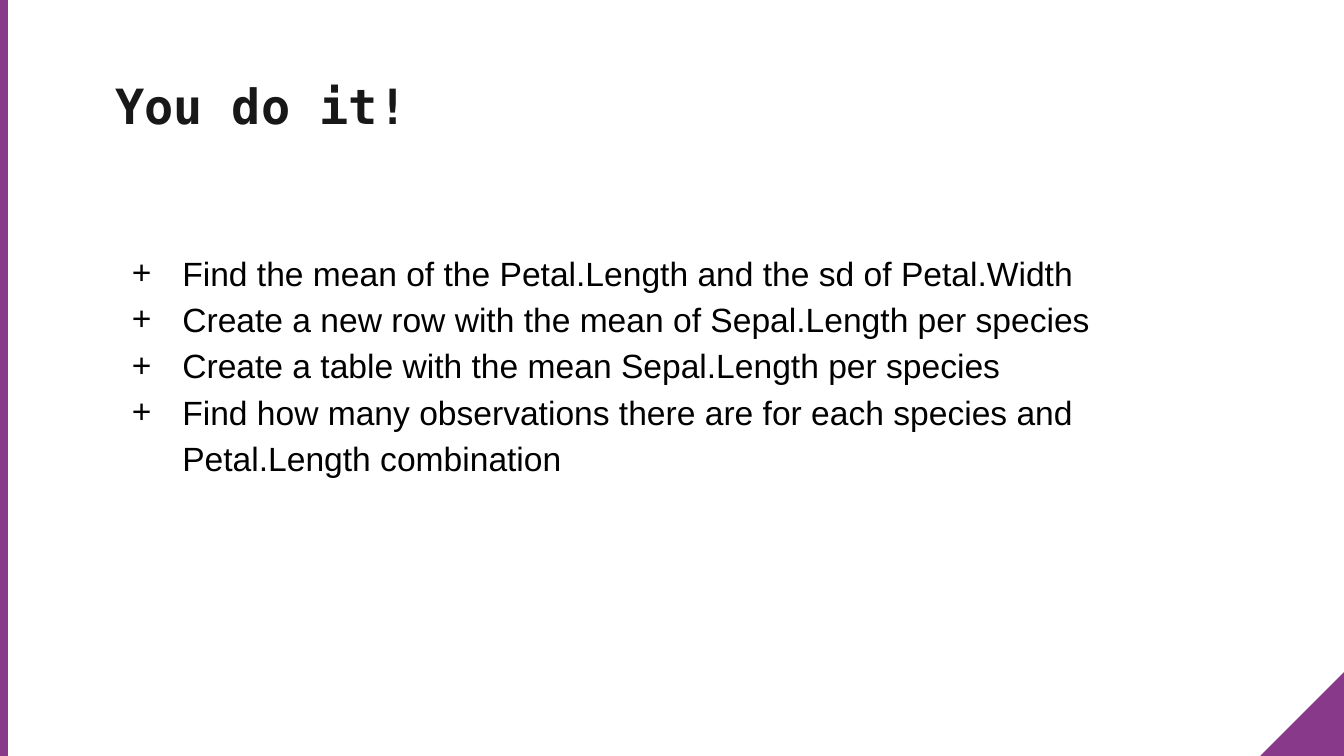
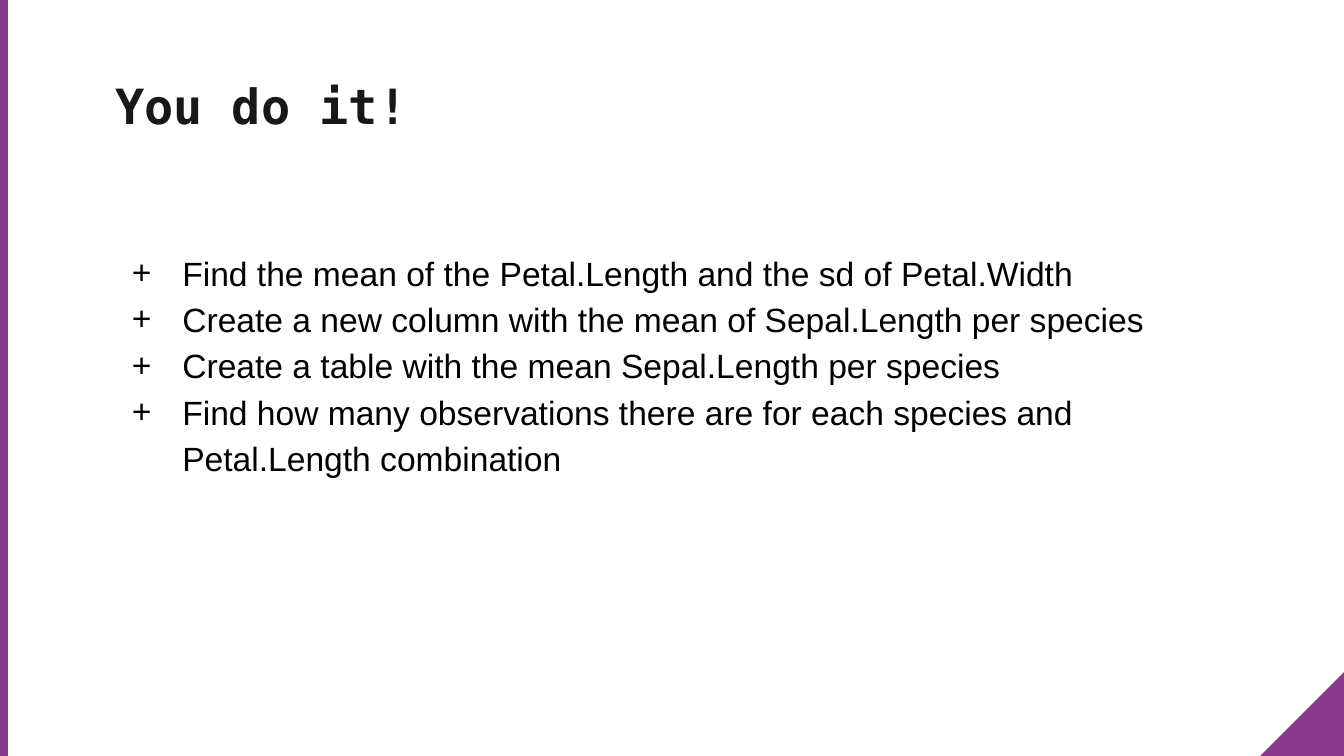
Before and after one commit to MeyerGrace/dive-into-dplyr, a slide deck: slide 30 of dive_into_dplyr.pptx. Drawn at 1344x756 pixels with LibreOffice and Linux fonts; fonts in the diff are those of the drawing; background and template pictures are left out. Boxes give left, top, right and bottom in pixels: in the first picture for what was removed or moved away, otherwise in the second. Text is boxed around its words. In the diff, an @@ line names an element or a change of style, - is before the commit and + after.

```diff
--- a/dive_into_dplyr.pptx
+++ b/dive_into_dplyr.pptx
@@ text at <box>182,307,1144,338</box>: text changed @@
-+ Create a new row with the mean of Sepal.Length per species
++ Create a new column with the mean of Sepal.Length per species
```
Also in this commit, not shown: 14 other slides changed, 2 other files.
